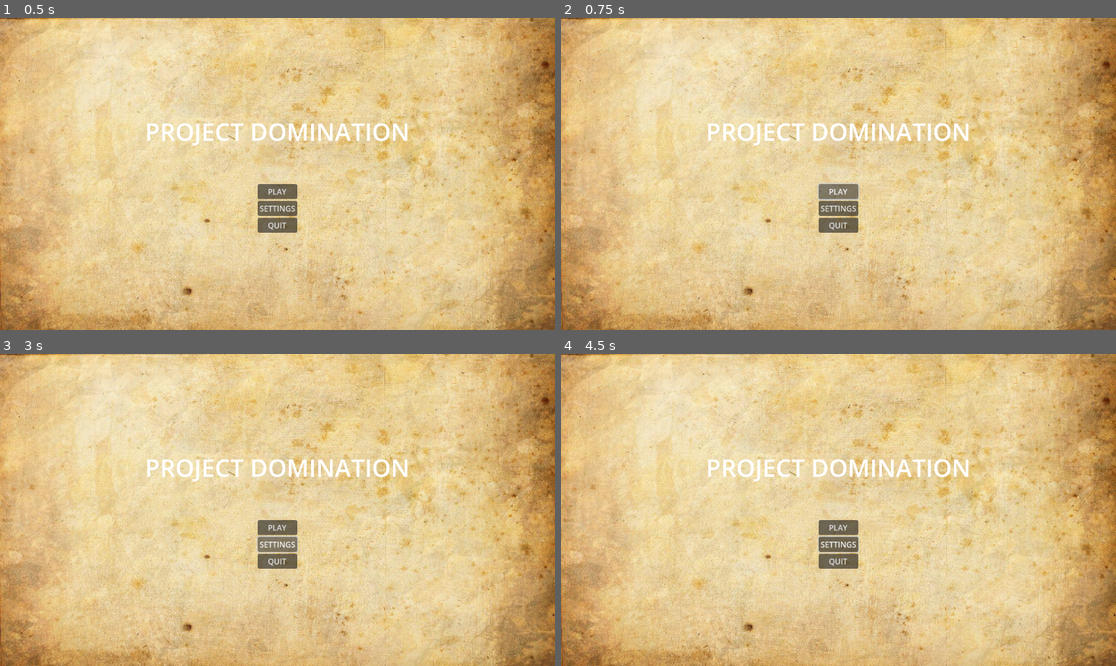
Above: before the commit, frames 1-4 (two rows, left to right).
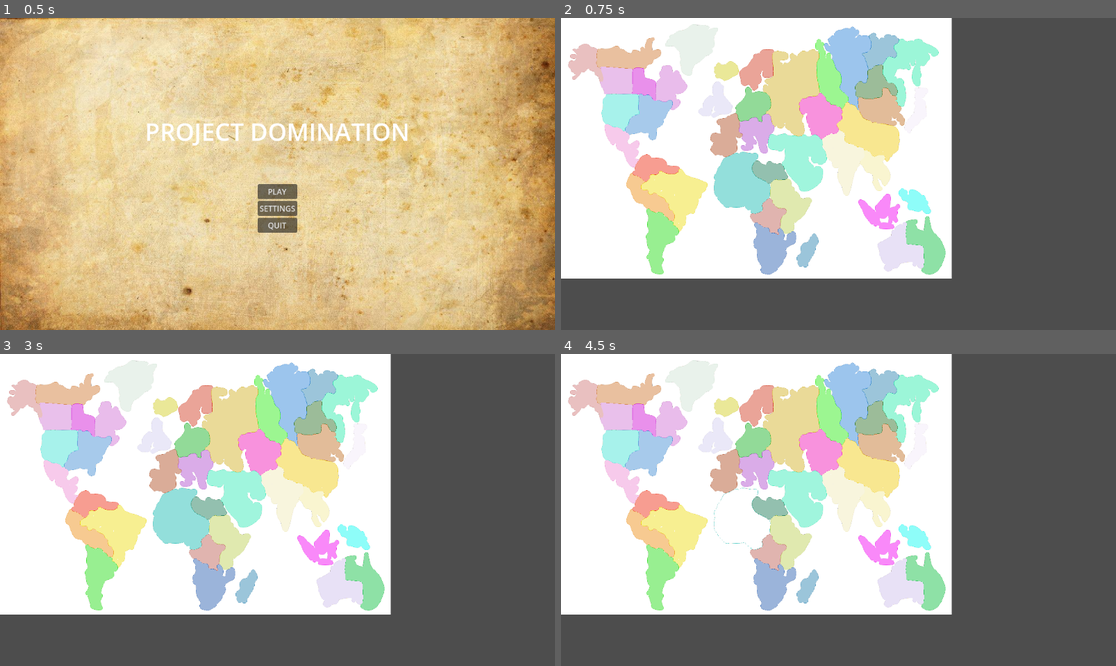
Above: after the commit, the same moments.

Repository: jt-Uni/project-domination
Game: Godot game, scene res://scenes/main/main.tscn
Two runs of this game, one before a commit and one after it. Both use one fixed random seed, a clock stepped at 60 frames per second and the inputs below.
Inputs (mouse positions are in pixels of both pictures, inside the frame that each line leads up to):
- Up to frame 1 (0.5 s): no input
- Up to frame 2 (0.75 s): click "PLAY" at 0.5 s
- Up to frame 3 (3 s): click (277, 528) at 1.25 s, where only the run before the commit has a clickable "PLAY"; click (277, 528) at 2 s, where only the run before the commit has a clickable "PLAY"; click (277, 544) at 2.75 s, where only the run before the commit has a clickable "SETTINGS"
- Up to frame 4 (4.5 s): move the mouse to (960, 494) at 3.52 s; click (960, 494) at 3.67 s; move the mouse to (727, 525) at 4.27 s; click (727, 525) at 4.42 s

Frame 1 is identical in both runs. In frame 2, 96% of the frame differs, in the area x 0-100%, y 0-100%; in frame 3, 96%; in frame 4, 96%.
Error before the commit: Attempt to call function 'instantiate' in base 'null instance' on a null instance. (res://scenes/main/main.gd:6)

Commit message:
Finished map

Diff:
--- a/scenes/gameplay/gameplay.gd
+++ b/scenes/gameplay/gameplay.gd
@@ -16,11 +16,25 @@
 	for region_color in regions_dict:
 		var region = load("res://scenes/gameplay/region_area.tscn").instantiate()
 		region.region_name = regions_dict[region_color]
+		region.set_name(region_color)
 		get_node("Regions").add_child(region)
+
+		var polygons = get_polygons(image, region_color, pixel_colour_dict)
+
+		for polygon in polygons:
+			var region_collision = CollisionPolygon2D.new()
+			var region_polygon = Polygon2D.new()
+
+			region_collision.polygon = polygon
+			region_polygon.polygon = polygon
+
+			region.add_child(region_collision)
+			region.add_child(region_polygon)
+
 
 func get_pixel_color_dict(image):
 	var pixel_color_dict = {}
-	for y in range(image.get_width()):
+	for y in range(image.get_height()):
 		for x in range(image.get_width()):
 			var pixel_color = "#" + str(image.get_pixel(int(x), int(y)).to_html(false))
 			if pixel_color not in pixel_color_dict:
@@ -28,7 +42,17 @@
 			pixel_color_dict[pixel_color].append(Vector2(x,y))
 	return pixel_color_dict
 
-# impor and convert lists or dictonary
+func get_polygons(image, region_color, pixel_color_dict):
+	var targetImage = Image.create(image.get_size().x,image.get_size().y, false, Image.FORMAT_RGBA8)
+	for value in pixel_color_dict[region_color]:
+		targetImage.set_pixel(value.x,value.y, "#ffffff")
+
+	var bitmap = BitMap.new()
+	bitmap.create_from_image_alpha(targetImage)
+	var polygons = bitmap.opaque_to_polygons(Rect2(Vector2(0,0), bitmap.get_size()), 0.1)
+	return polygons
+
+# import and convert lists or dictonary
 func import_file(filepath):
 	var file = FileAccess.open(filepath, FileAccess.READ)
 	if file != null:
--- a/scenes/gameplay/gameplay.tscn
+++ b/scenes/gameplay/gameplay.tscn
@@ -7,8 +7,6 @@
 script = ExtResource("1_8gf40")
 
 [node name="Sprite2D" type="Sprite2D" parent="."]
-position = Vector2(2, -1)
-scale = Vector2(0.561979, 0.563889)
 texture = ExtResource("2_ghaai")
 centered = false
 
--- a/scenes/gameplay/region_area.gd
+++ b/scenes/gameplay/region_area.gd
@@ -5,5 +5,30 @@
 func _ready():
 	pass
 
+
 func _process(delta):
 	pass
+
+
+func _on_child_entered_tree(node):
+	if node.is_class("Polygon2D"):
+		node.color = Color(1,1,1,0.5)
+
+
+func _on_mouse_entered():
+	print(region_name)
+	for node in get_children():
+		if node.is_class("Polygon2D"):
+			node.color = Color(1,1,1,1)
+
+
+
+func _on_input_event(viewport, event, shape_idx):
+	if event is InputEventMouseButton and event.button_index == MOUSE_BUTTON_LEFT and event.is_pressed():
+		print(str(region_name) + " Clicked")
+
+
+func _on_mouse_exited():
+	for node in get_children():
+		if node.is_class("Polygon2D"):
+			node.color = Color(1,1,1,0.5)
--- a/scenes/gameplay/region_area.tscn
+++ b/scenes/gameplay/region_area.tscn
@@ -4,3 +4,8 @@
 
 [node name="RegionArea" type="Area2D"]
 script = ExtResource("1_q2ara")
+
+[connection signal="child_entered_tree" from="." to="." method="_on_child_entered_tree"]
+[connection signal="input_event" from="." to="." method="_on_input_event"]
+[connection signal="mouse_entered" from="." to="." method="_on_mouse_entered"]
+[connection signal="mouse_exited" from="." to="." method="_on_mouse_exited"]
--- a/scenes/main/main.gd
+++ b/scenes/main/main.gd
@@ -1,6 +1,6 @@
 extends Control
 
-@onready var load_scene = load("res://scenes/gameplay/game.tscn")
+@onready var load_scene = load("res://scenes/gameplay/gameplay.tscn")
 
 func _on_play_button_pressed() -> void:
 	var this_scene = load_scene.instantiate()
Not shown, changed: assets/map_data/regions.txt
Binary file changed: assets/map_data/worldMap.png
